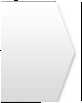
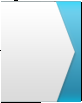
Layered file, before and after one edit (82 x 103). Changes by layer:
hid group "EDIT" (1 layers) over [1, 1, 80, 102]
showed "Default" (3rd of 3, in "Kory V2"), painted on it over [1, 1, 81, 102]
showed "Background", painted on it over [1, 1, 81, 102]
